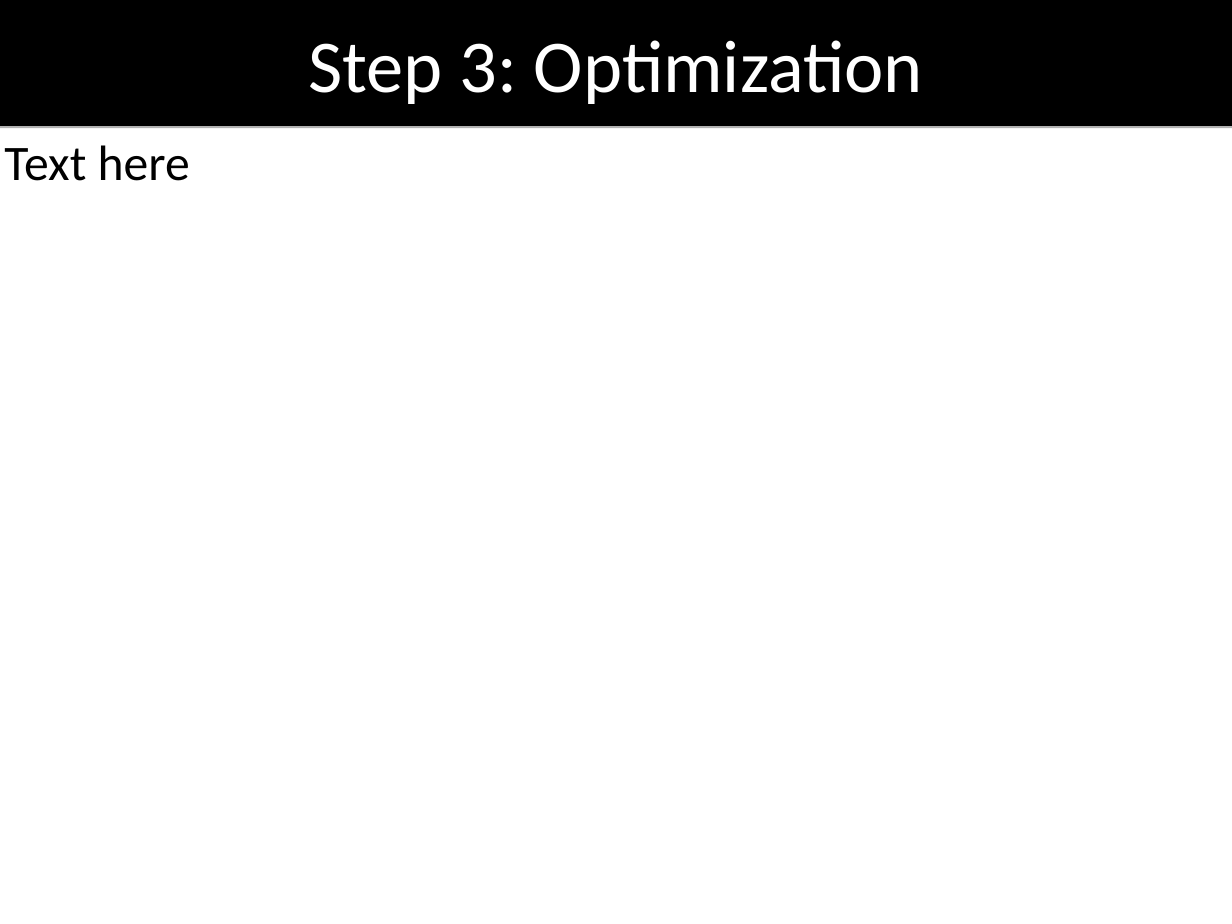
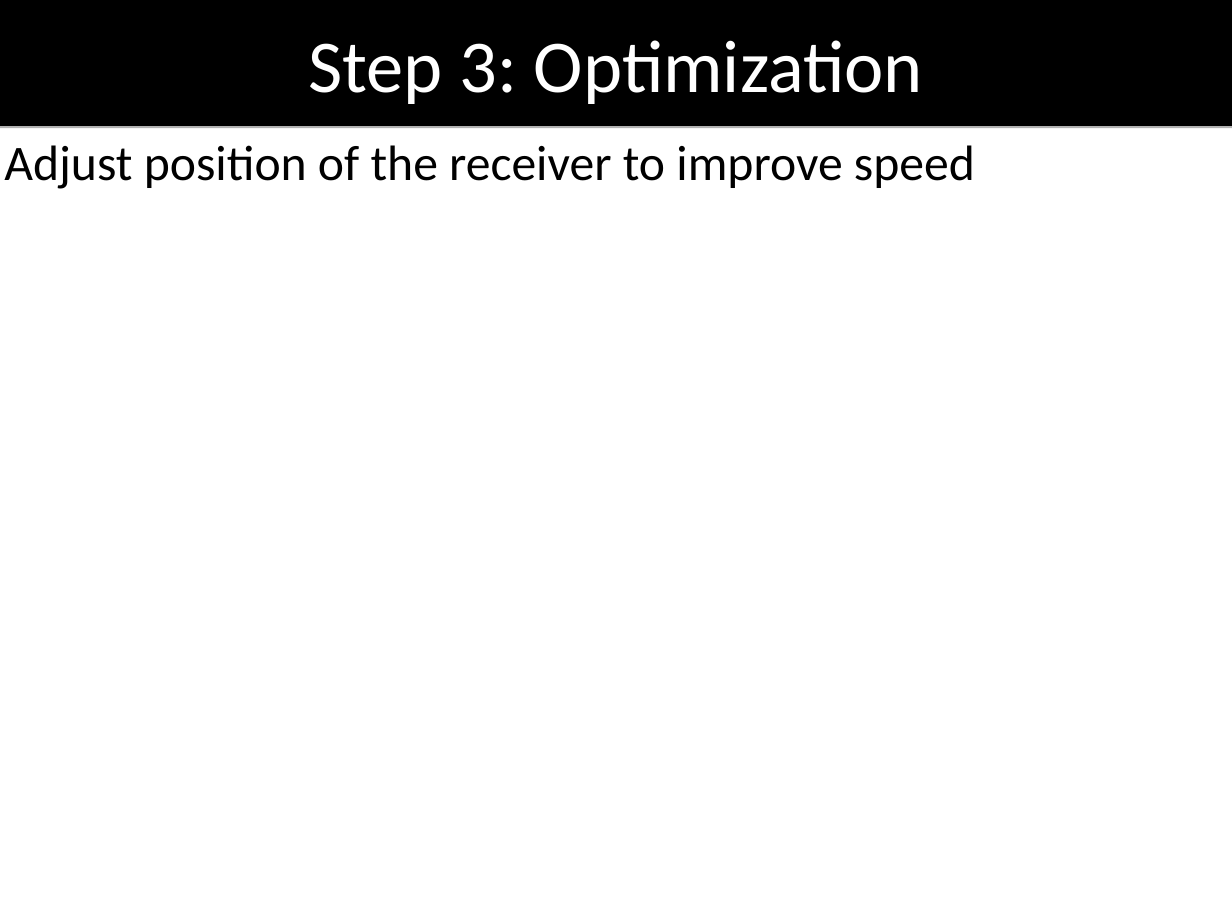
Before and after one commit to oarslan3/gt-cs-rip-projects, a slide deck: slide 7 of final/finalPresentation.odp. Drawn at 1232x924 pixels with LibreOffice and Linux fonts; fonts in the diff are those of the drawing; background and template pictures are left out. Boxes give left, top, right and bottom in pixels: in the first picture for what was removed or moved away, otherwise in the second. Text is boxed around its words. In the diff, an @@ line names an element or a change of style, - is before the commit and + after.

```diff
--- a/final/finalPresentation.odp
+++ b/final/finalPresentation.odp
@@ text at box(4, 145, 975, 189): text changed @@
-Text here
+Adjust position of the receiver to improve speed
```
Also in this commit, not shown: 5 other slides changed, 6 slides added, 2 slides removed, 4 other files.
